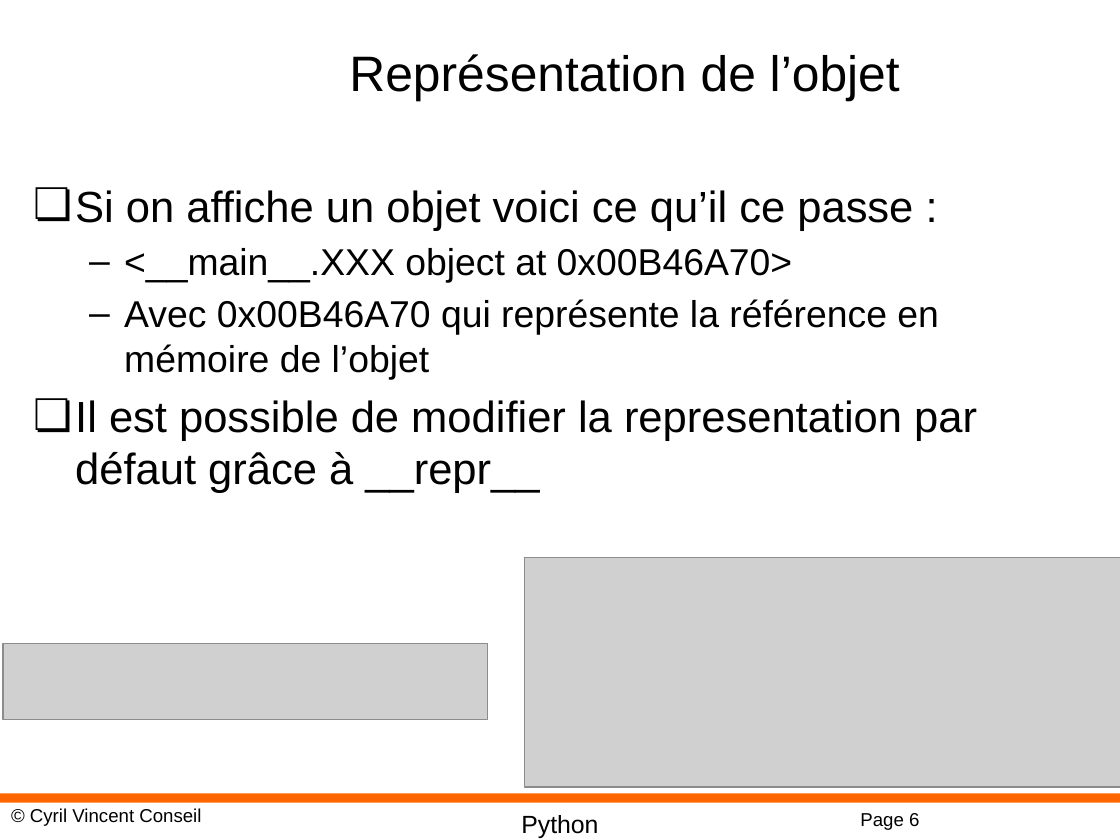
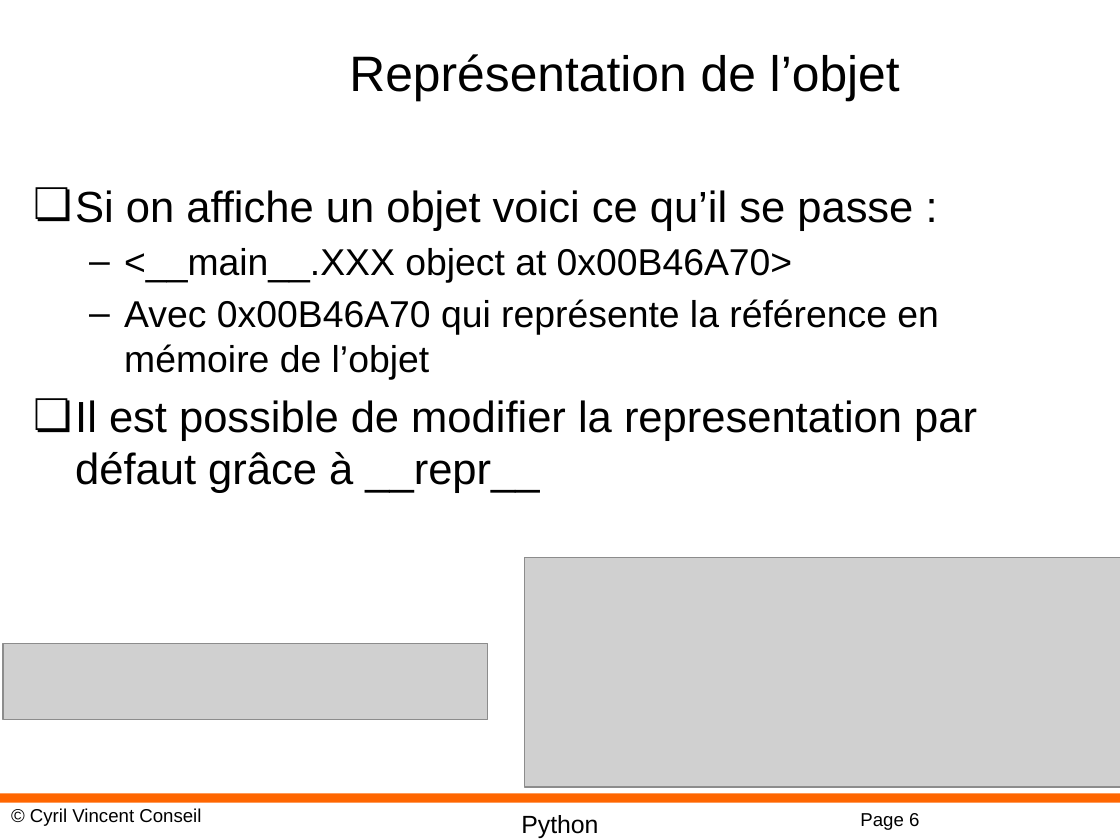
Before and after one commit to cyrilvincent/python-advanced, a slide deck: slide 6 of PPT/Python09-Inheritance.pptx. Drawn at 1120x840 pixels with LibreOffice and Linux fonts; fonts in the diff are those of the drawing; grey boxes stand for pictures; background and template pictures are left out. Boxes give left, top, right and bottom in pixels: in the first picture for what was removed or moved away, otherwise in the second. Text is boxed around its words. In the diff, an @@ line names an element or a change of style, - is before the commit and + after.

```diff
--- a/PPT/Python09-Inheritance.pptx
+++ b/PPT/Python09-Inheritance.pptx
@@ text at (x1=75, y1=190, x2=913, y2=231): text changed @@
-❏ Si on affiche un objet voici ce qu’il ce passe :
+❏ Si on affiche un objet voici ce qu’il se passe :
```
Also in this commit, not shown: 1 other slide changed, 3 other files.
